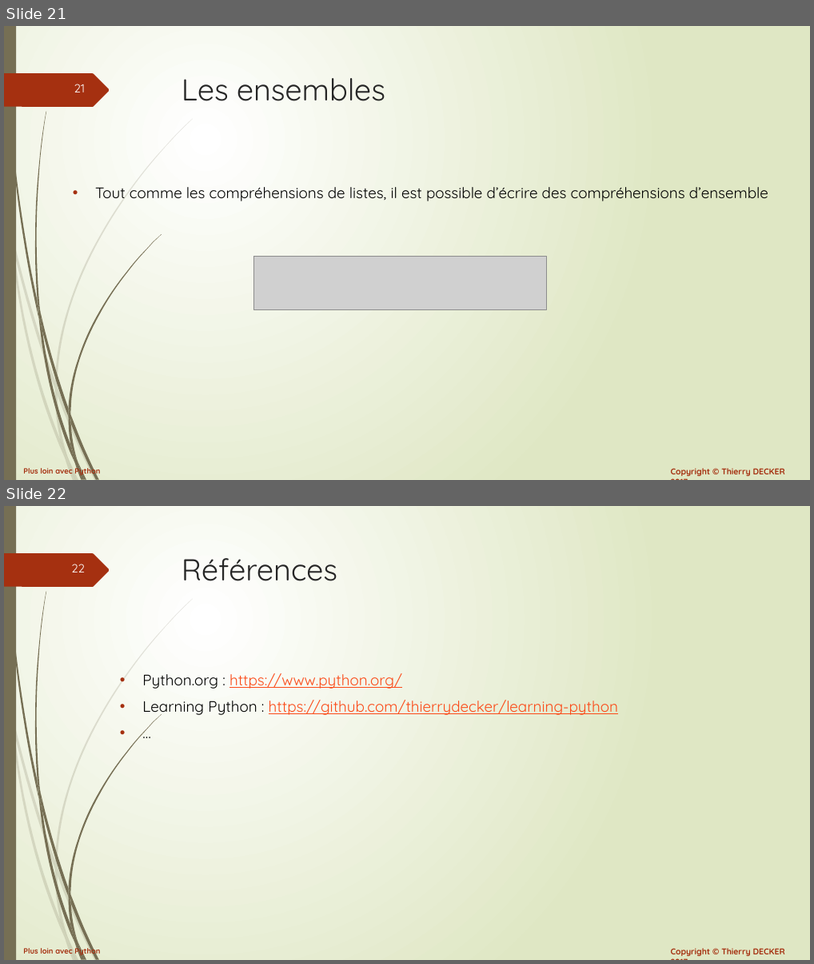
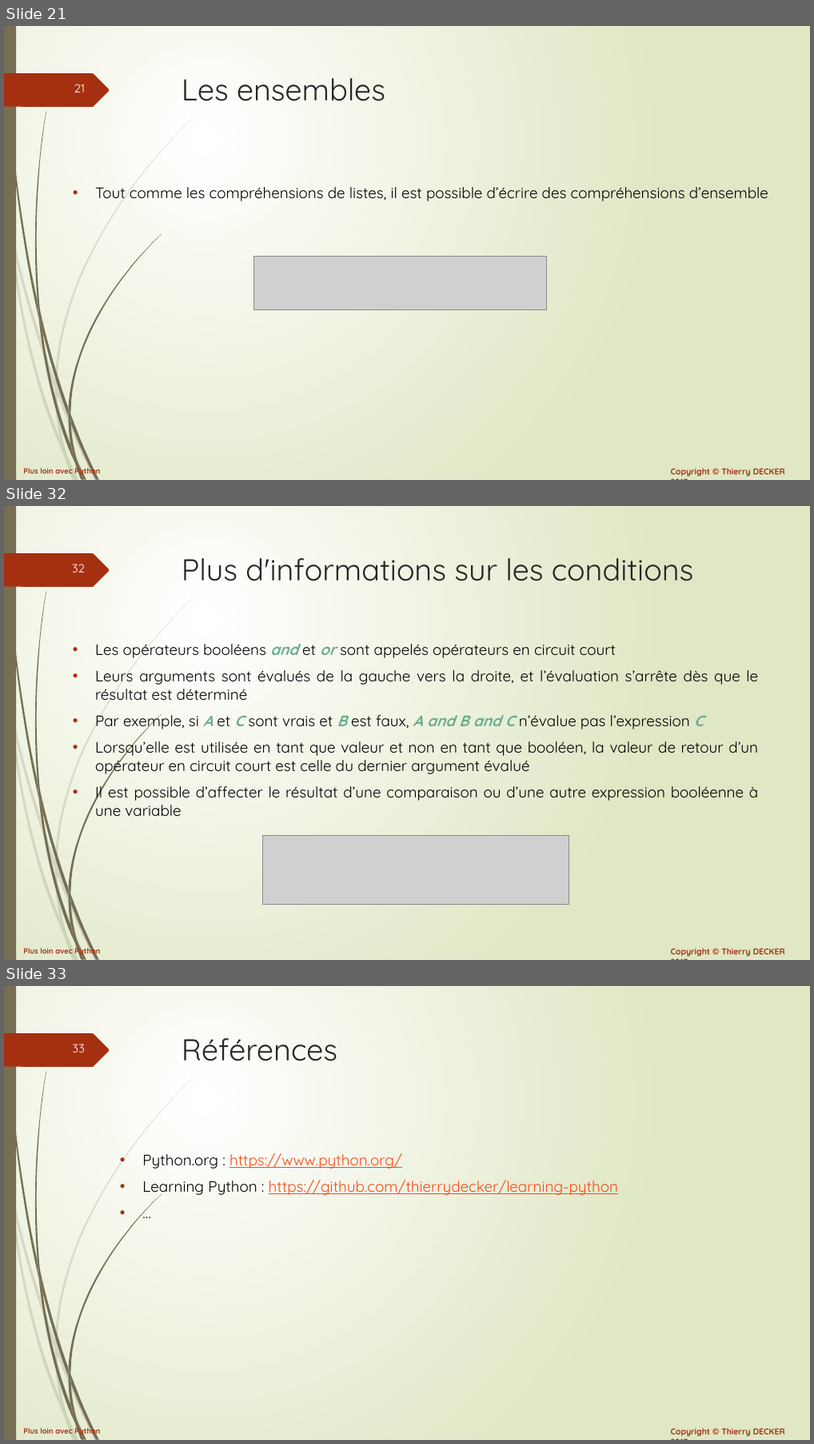
Before and after one commit to VikmanTheRacoon/learning-python, a slide deck: documentations/python-102.pptx. Shown one above the other, each under a label of ours: slides 21 and 22 before the commit, slides 21, 32 and 33 after it; the slides between them are not shown. The pictures are 814x964 and 814x1444 pixels, drawn with LibreOffice and Linux fonts; fonts in the diff are those of the drawing; grey boxes stand for pictures. Boxes give left, top, right and bottom in pixels: in the first picture for what was removed or moved away, otherwise in the second. Text is boxed around its words. In the diff, an @@ line names an element or a change of style, - is before the commit and + after.

```diff
--- a/documentations/python-102.pptx
+++ b/documentations/python-102.pptx
@@ slide 32 added at (4,506,810,960), background gradient #FFFFFF to #DFE8C4; not listed: 27 template elements that a slide beside it also shows @@
@@ title added at (182,558,694,581), 36 pt, text #262626 @@
+Plus d'informations sur les conditions
@@ text added at (95,644,758,816), 18 pt, text #000000 @@
+• Les opérateurs booléens and et or sont appelés opérateurs en circuit court
+• Leurs arguments sont évalués de la gauche vers la droite, et l’évaluation s’arrête dès que le résultat est déterminé
+• Par exemple, si A et C sont vrais et B est faux, A and B and C n’évalue pas l’expression C
+• Lorsqu’elle est utilisée en tant que valeur et non en tant que booléen, la valeur de retour d’un opérateur en circuit court est celle du dernier argument évalué
+• Il est possible d’affecter le résultat d’une comparaison ou d’une autre expression booléenne à une variable
@@ picture added at (263,836,569,904) @@
@@ what was slide 22 is now slide 33 @@
@@ page number at (73,1044,85,1052): text changed @@
-22
+33
```
Also in this commit, not shown: 10 other slides added, 1 other file.
